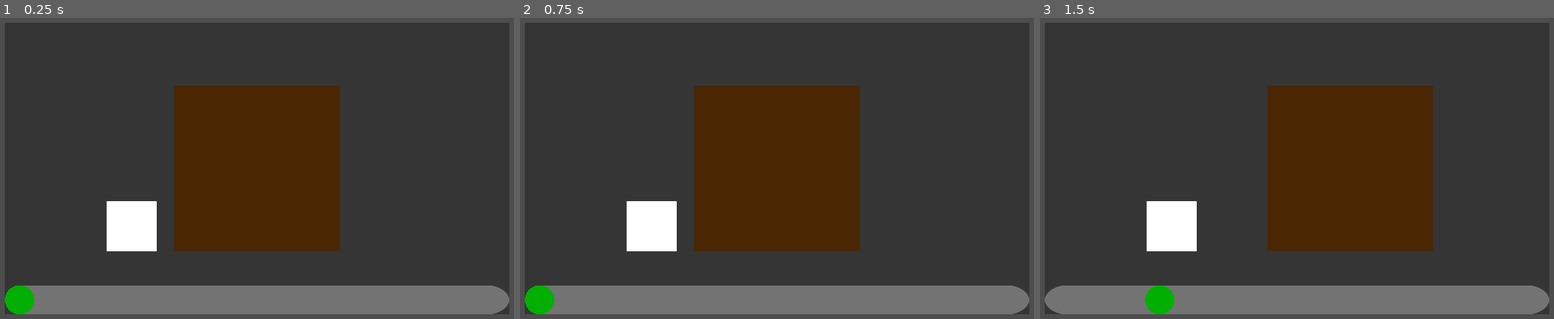
Above: before the commit, frames 1-3 (left to right).
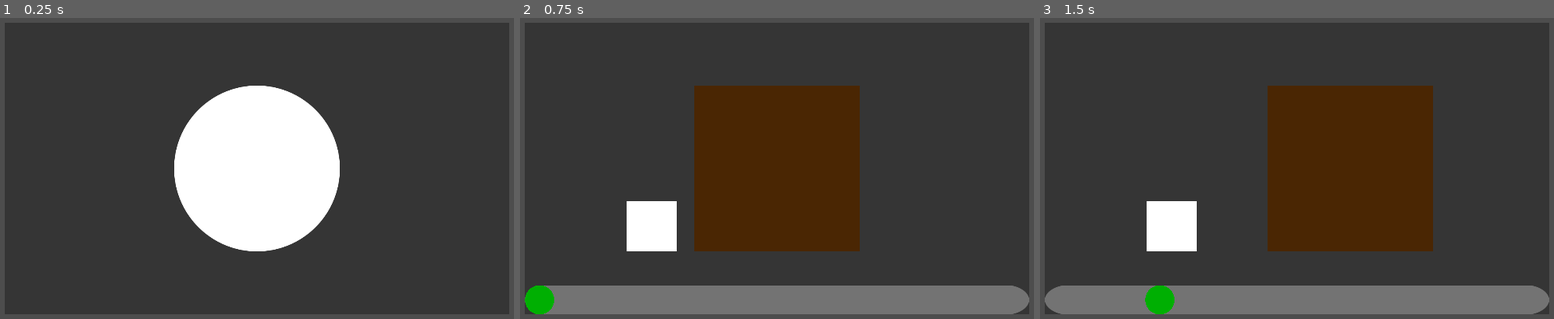
Above: after the commit, the same moments.

Repository: TheJP/GlobalGameJam2024
Game: Godot game, scene res://main.tscn
The game is run twice, just before and just after one commit, with the same random seed, the same clock (stepped at 60 frames per second) and the same inputs.
Inputs (mouse positions are in pixels of both pictures, inside the frame that each line leads up to):
- Up to frame 1 (0.25 s): no input
- Up to frame 2 (0.75 s): click (777, 168) at 0.52 s
- Up to frame 3 (1.5 s): tap Enter at 1.25 s; drag from (1060, 300) to (1358, 90) at 1.27 s

The runs differ from the first frame. In frame 1, 29% of the frame differs, in the area x 0-100%, y 22-99%; in frame 2, nothing differs; in frame 3, nothing differs.

Commit message:
Added credits scene

Diff:
--- a/Catfluencer/common.tscn
+++ b/Catfluencer/common.tscn
@@ -1,6 +1,6 @@
 [gd_scene format=3 uid="uid://bpa1aakkr0shm"]
 
-[node name="Background" type="Node2D"]
+[node name="Common" type="Node2D"]
 
 [node name="Screen" type="Polygon2D" parent="." groups=["screen"]]
 color = Color(0.133333, 0.133333, 0.133333, 0.54902)
--- /dev/null
+++ b/Catfluencer/credits.gd
@@ -0,0 +1,5 @@
+extends Node2D
+
+
+func _on_button_pressed():
+	get_tree().change_scene_to_file("res://main.tscn")
--- /dev/null
+++ b/Catfluencer/credits.tscn
@@ -0,0 +1,69 @@
+[gd_scene load_steps=3 format=3 uid="uid://da02cyicdei01"]
+
+[ext_resource type="Script" path="res://credits.gd" id="1_6qcum"]
+[ext_resource type="PackedScene" uid="uid://bpa1aakkr0shm" path="res://common.tscn" id="1_pf167"]
+
+[node name="Credits" type="Node2D"]
+script = ExtResource("1_6qcum")
+
+[node name="Common" parent="." instance=ExtResource("1_pf167")]
+
+[node name="CanvasLayer" type="CanvasLayer" parent="."]
+layer = 2
+
+[node name="MarginContainer" type="MarginContainer" parent="CanvasLayer"]
+custom_minimum_size = Vector2(1920, 1080)
+offset_right = 40.0
+offset_bottom = 40.0
+theme_override_constants/margin_left = 400
+theme_override_constants/margin_top = 200
+theme_override_constants/margin_right = 400
+theme_override_constants/margin_bottom = 200
+
+[node name="VBoxContainerRoles" type="VBoxContainer" parent="CanvasLayer/MarginContainer"]
+layout_mode = 2
+theme_override_constants/separation = 50
+
+[node name="Placeholder" type="Label" parent="CanvasLayer/MarginContainer/VBoxContainerRoles"]
+layout_mode = 2
+theme_override_font_sizes/font_size = 100
+horizontal_alignment = 1
+
+[node name="CreditsRoles" type="Label" parent="CanvasLayer/MarginContainer/VBoxContainerRoles"]
+custom_minimum_size = Vector2(450, 0)
+layout_mode = 2
+size_flags_horizontal = 4
+theme_override_font_sizes/font_size = 60
+text = "(Art)
+(Art)
+(Art)
+(Coding)"
+horizontal_alignment = 2
+
+[node name="VBoxContainerMain" type="VBoxContainer" parent="CanvasLayer/MarginContainer"]
+layout_mode = 2
+theme_override_constants/separation = 50
+
+[node name="Title" type="Label" parent="CanvasLayer/MarginContainer/VBoxContainerMain"]
+layout_mode = 2
+theme_override_font_sizes/font_size = 100
+text = "Credits"
+horizontal_alignment = 1
+
+[node name="CreditsNames" type="Label" parent="CanvasLayer/MarginContainer/VBoxContainerMain"]
+custom_minimum_size = Vector2(450, 0)
+layout_mode = 2
+size_flags_horizontal = 4
+theme_override_font_sizes/font_size = 60
+text = "Max
+Meret
+Pablo
+Janis"
+
+[node name="Button" type="Button" parent="CanvasLayer/MarginContainer/VBoxContainerMain"]
+layout_mode = 2
+size_flags_horizontal = 4
+theme_override_font_sizes/font_size = 60
+text = " Home "
+
+[connection signal="pressed" from="CanvasLayer/MarginContainer/VBoxContainerMain/Button" to="." method="_on_button_pressed"]
--- /dev/null
+++ b/Catfluencer/main.gd
@@ -0,0 +1,5 @@
+extends Node2D
+
+
+func _on_start_button_pressed():
+	Level.start()
--- a/Catfluencer/main.tscn
+++ b/Catfluencer/main.tscn
@@ -1,7 +1,24 @@
-[gd_scene load_steps=2 format=3 uid="uid://dgll6y3fdjsv2"]
+[gd_scene load_steps=4 format=3 uid="uid://dgll6y3fdjsv2"]
 
-[ext_resource type="PackedScene" uid="uid://uppfr5glg0qf" path="res://01_sofa_game/sofa_game.tscn" id="1_j3nl1"]
+[ext_resource type="Script" path="res://main.gd" id="1_kn72g"]
+[ext_resource type="PackedScene" uid="uid://bpa1aakkr0shm" path="res://common.tscn" id="2_vef3s"]
+[ext_resource type="Texture2D" uid="uid://dfyvg0pxkyk4d" path="res://circle.png" id="3_ypgib"]
 
-[node name="Node2D" type="Node2D"]
+[node name="Main" type="Node2D"]
+script = ExtResource("1_kn72g")
 
-[node name="SofaGame" parent="." instance=ExtResource("1_j3nl1")]
+[node name="Common" parent="." instance=ExtResource("2_vef3s")]
+
+[node name="CanvasLayer" type="CanvasLayer" parent="."]
+
+[node name="CenterContainer" type="CenterContainer" parent="CanvasLayer"]
+custom_minimum_size = Vector2(1920, 1080)
+offset_right = 1920.0
+offset_bottom = 1080.0
+
+[node name="StartButton" type="TextureButton" parent="CanvasLayer/CenterContainer"]
+layout_mode = 2
+mouse_default_cursor_shape = 2
+texture_normal = ExtResource("3_ypgib")
+
+[connection signal="pressed" from="CanvasLayer/CenterContainer/StartButton" to="." method="_on_start_button_pressed"]
--- a/Catfluencer/singleton/level.gd
+++ b/Catfluencer/singleton/level.gd
@@ -1,13 +1,27 @@
 extends Node
 
 
+var _regular_flow = false
 var _current = 0
 const _levels = [
-	preload("res://01_sofa_game/sofa_game.tscn")
+	preload("res://01_sofa_game/sofa_game.tscn"),
+	preload("res://credits.tscn"),
 ]
 
-func finished_level(success: bool):
-	await get_tree().create_timer(1.0, false).timeout
+
+func start():
+	_regular_flow = true
+	_current = 0
+	get_tree().change_scene_to_packed(_levels[_current])
+
+
+func finished_level(success: bool, should_sleep = true):
+	if should_sleep:
+		await get_tree().create_timer(1.0, false).timeout
+
+	if not _regular_flow:
+		get_tree().reload_current_scene()
+		return
 
 	if success:
 		_current = (_current + 1) % len(_levels)
